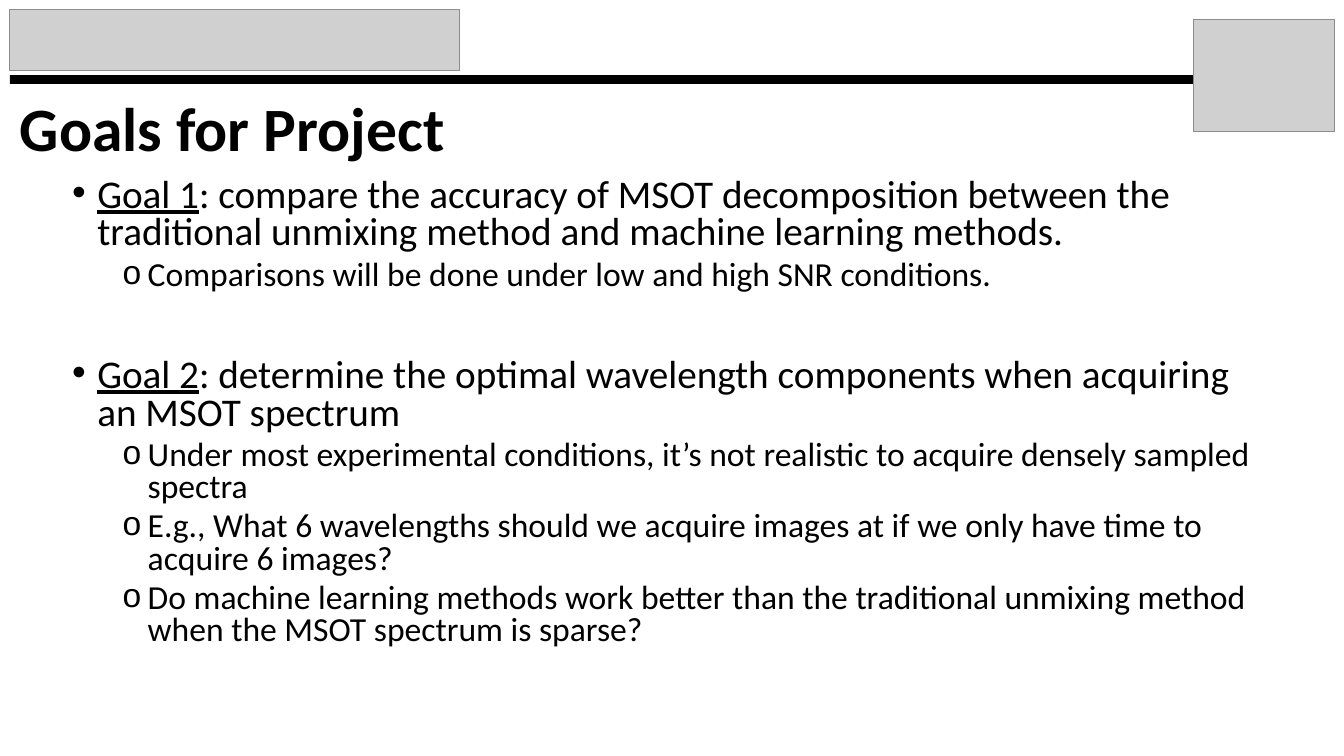
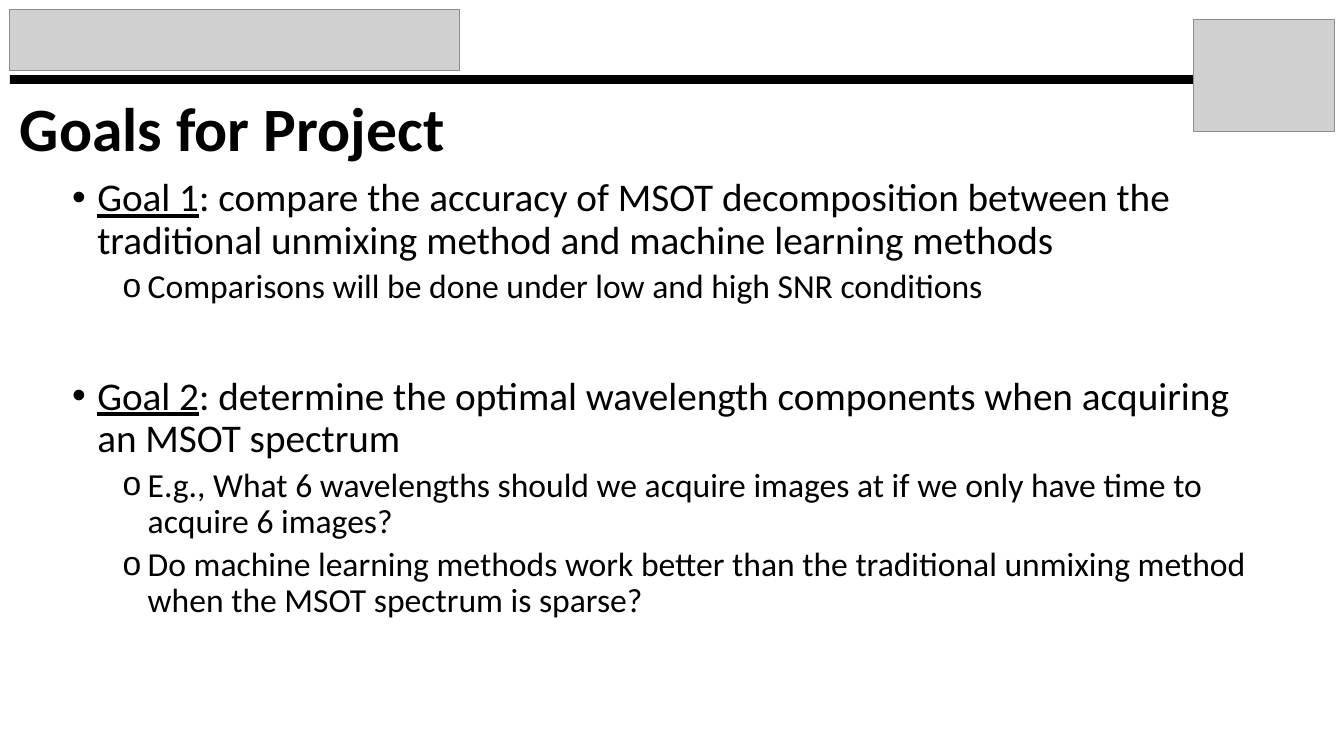
Before and after one commit to kylemjonesislanders/md-anderson, a slide deck: slide 5 of spectral-unmixing/ppt_presentations/midterm_project_report.pptx. Drawn at 1344x756 pixels with LibreOffice and Linux fonts; fonts in the diff are those of the drawing; grey boxes stand for pictures. Boxes give left, top, right and bottom in pixels: in the first picture for what was removed or moved away, otherwise in the second. Text is boxed around its words. In the diff, an @@ line names an element or a change of style, - is before the commit and + after.

```diff
--- a/spectral-unmixing/ppt_presentations/midterm_project_report.pptx
+++ b/spectral-unmixing/ppt_presentations/midterm_project_report.pptx
@@ text at (97, 183, 1170, 304): text changed @@
-• Goal 1: compare the accuracy of MSOT decomposition between the traditional unmixing method and machine learning methods.
-  o Comparisons will be done under low and high SNR conditions.
+• Goal 1: compare the accuracy of MSOT decomposition between the traditional unmixing method and machine learning methods
+  o Comparisons will be done under low and high SNR conditions
@@ text at (97, 382, 1246, 618): line spacing 0.8 to 0.9 @@
@@ text at (148, 442, 1250, 504): paragraph removed @@
-  o Under most experimental conditions, it’s not realistic to acquire densely sampled spectra
```
Also in this commit, not shown: 5 other slides changed.
